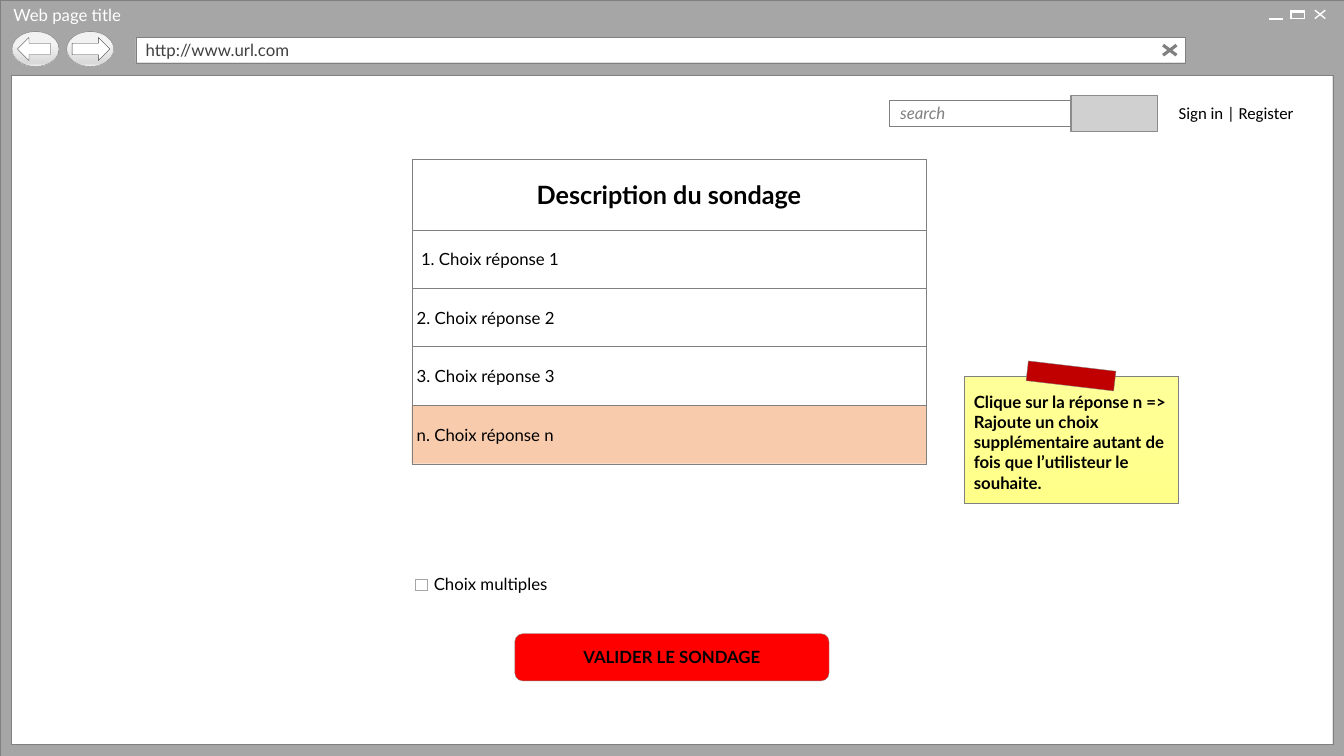
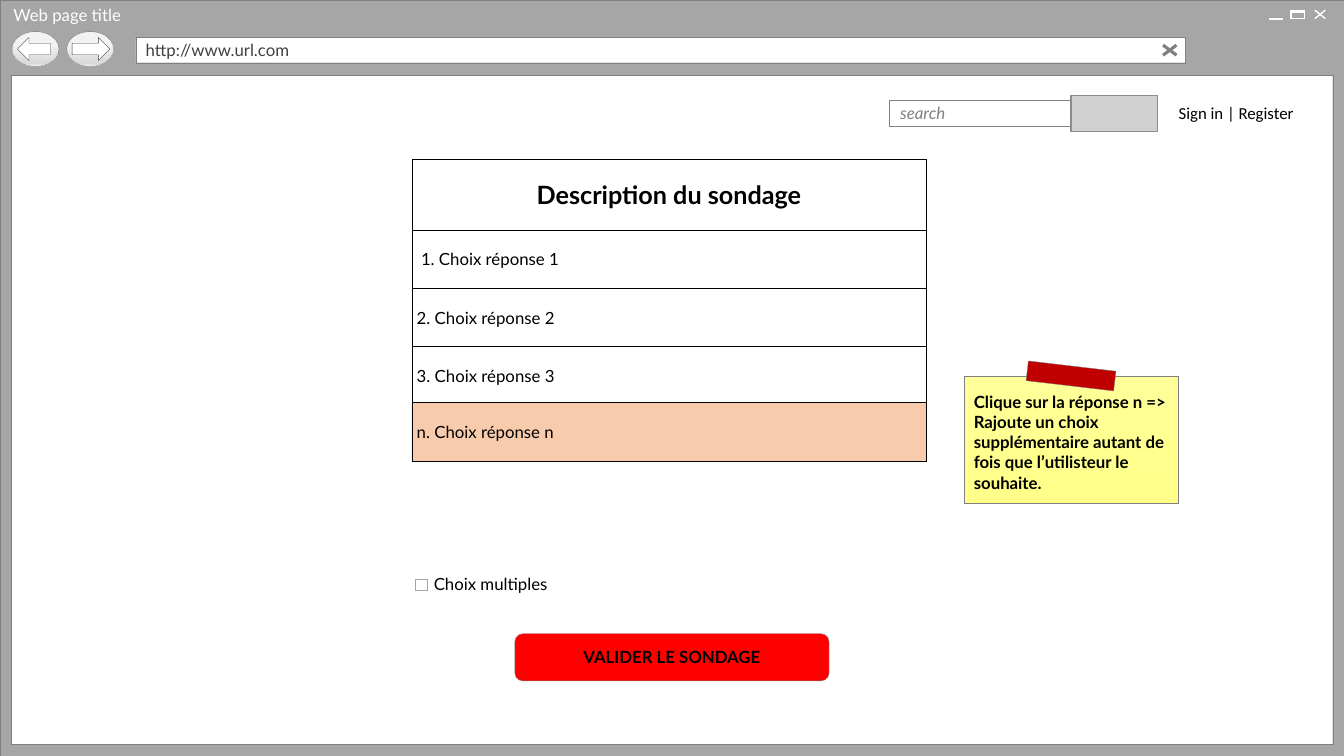
Before and after one commit to Holyz1988/PROJET1-ASP.NET, a slide deck: slide 3 of Page d’acceuil.pptx. Drawn at 1344x756 pixels with LibreOffice and Linux fonts; fonts in the diff are those of the drawing; grey boxes stand for pictures; background and template pictures are left out. Boxes give left, top, right and bottom in pixels: in the first picture for what was removed or moved away, otherwise in the second. Text is boxed around its words. In the diff, an @@ line names an element or a change of style, - is before the commit and + after.

Commit message:
Slides sondages et relations entre elles terminé

```diff
--- a/Page d’acceuil.pptx
+++ b/Page d’acceuil.pptx
@@ outline #808080 0.25 pt to #000000 0.25 pt in 5 elements at [411,159,927,231], [411,230,927,288], [411,288,927,347], [411,347,927,405], [411,402,927,461] @@
```
Also in this commit, not shown: 4 other slides changed, 13 slides added, 1 slide removed.
